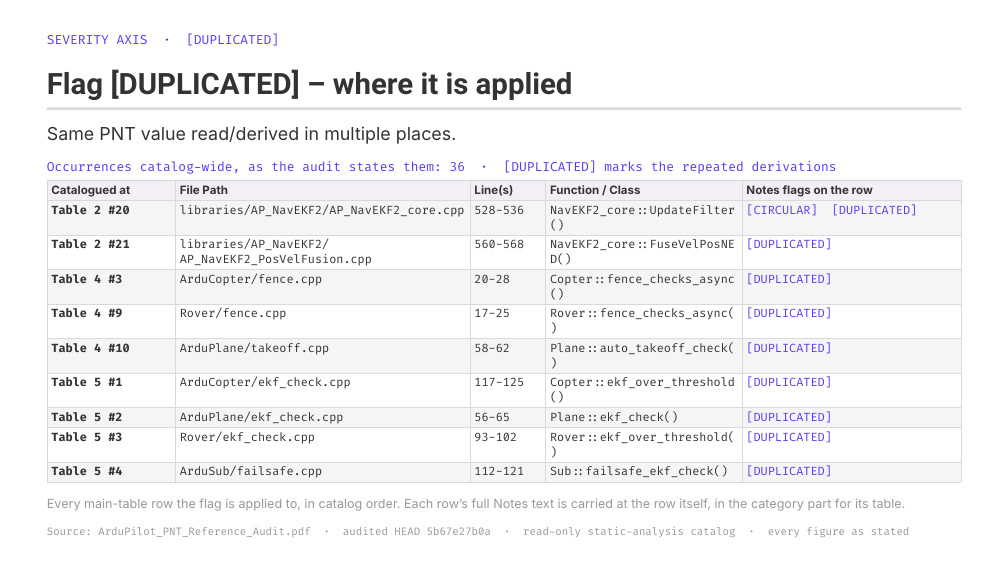
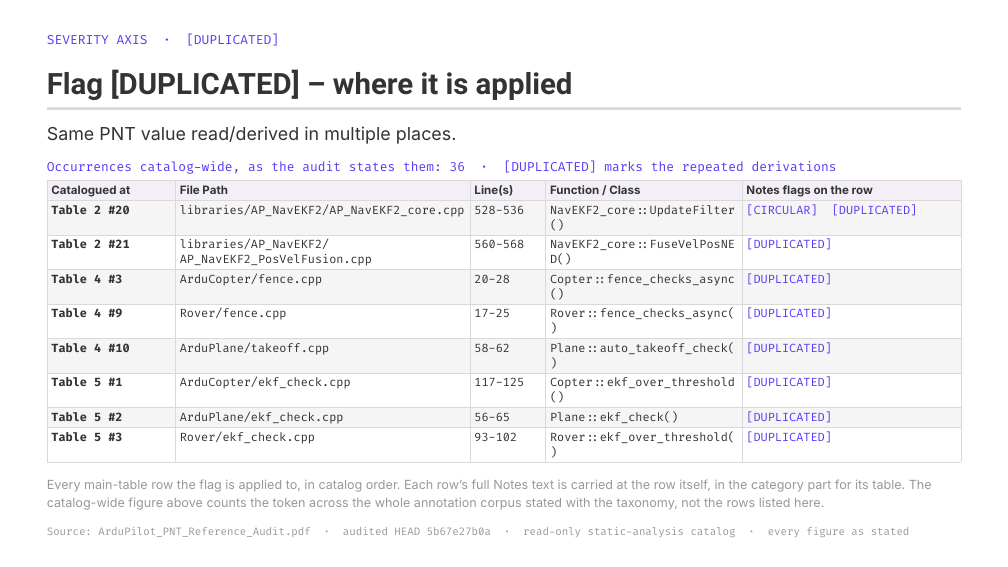
Before and after one commit to blitzy-public-samples/ardupilot-blitzy, a slide deck: slide 20 of blitzy/presentations/ArduPilot_PNT_Reference_Audit_Full_Findings.pptx. Drawn at 1008x567 pixels with LibreOffice and Linux fonts; fonts in the diff are those of the drawing. Boxes give left, top, right and bottom in pixels: in the first picture for what was removed or moved away, otherwise in the second. Text is boxed around its words. In the diff, an @@ line names an element or a change of style, - is before the commit and + after.

```diff
--- a/blitzy/presentations/ArduPilot_PNT_Reference_Audit_Full_Findings.pptx
+++ b/blitzy/presentations/ArduPilot_PNT_Reference_Audit_Full_Findings.pptx
@@ table at (x1=47, y1=181, x2=962, y2=462) @@
-row 10: Table 5 #4 | ArduSub/failsafe.cpp | 112-121 | Sub::failsafe_ekf_check() | [DUPLICATED]
@@ text at (x1=47, y1=479, x2=932, y2=510): text changed @@
-Every main-table row the flag is applied to, in catalog order. Each row’s full Notes text is carried at the row itself, in the category part for its table.
+Every main-table row the flag is applied to, in catalog order. Each row’s full Notes text is carried at the row itself, in the category part for its table. The catalog-wide figure above counts the token across the whole annotation corpus stated with the taxonomy, not the rows listed here.
```
Also in this commit, not shown: 11 other slides changed.
